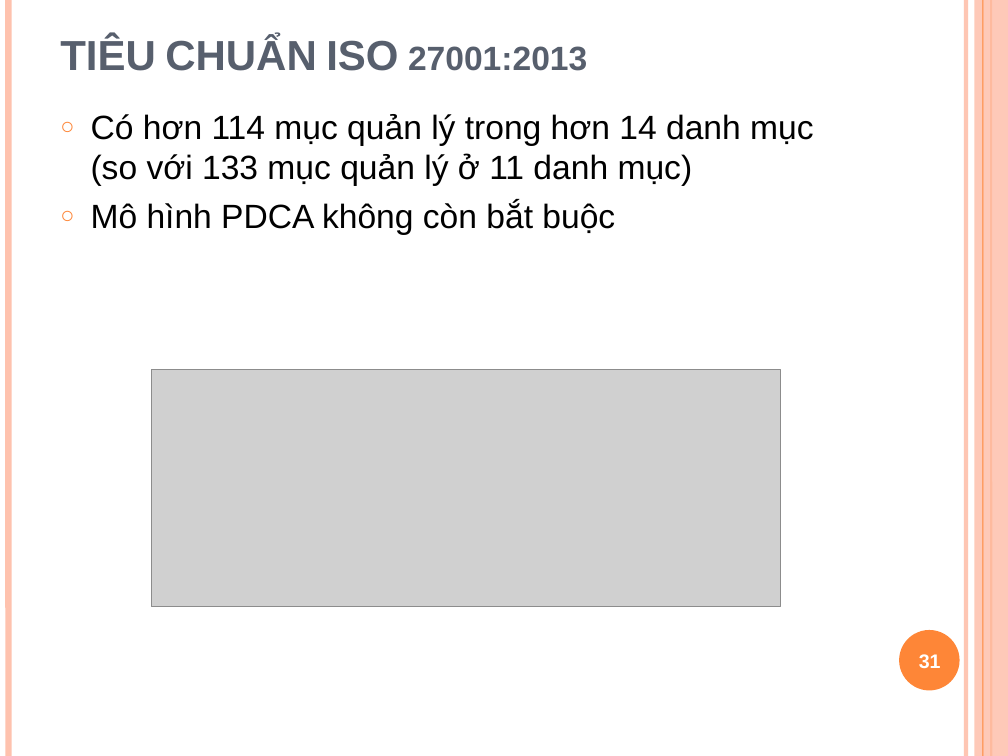
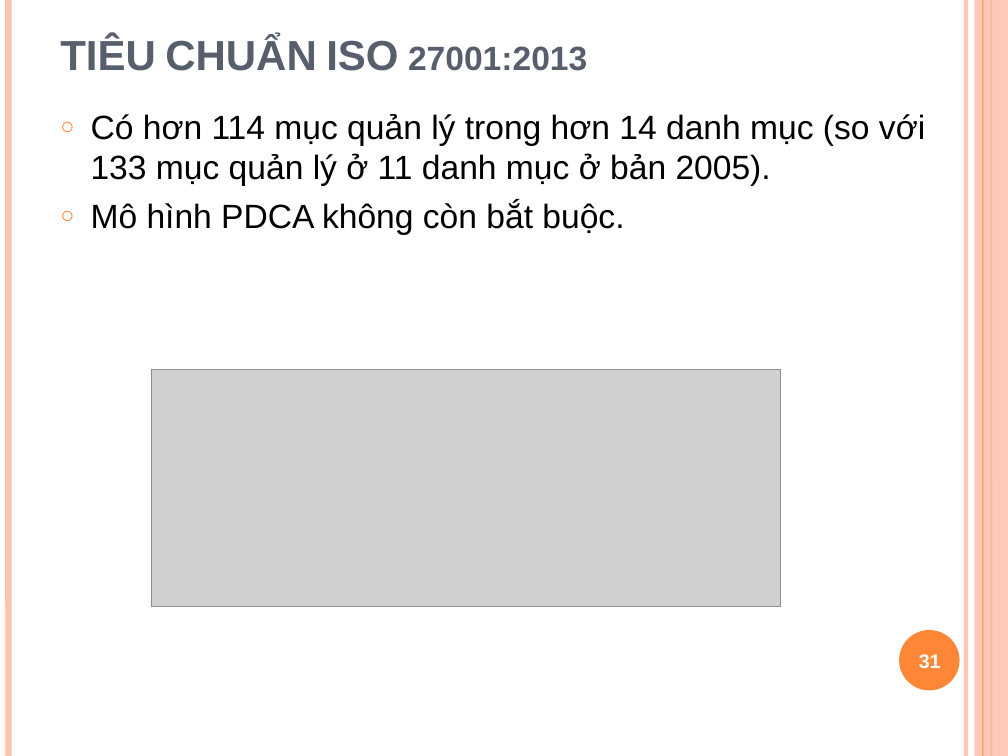
Before and after one commit to Alex7Huynh/iss-g5, a slide deck: slide 31 of ISMS/w6_Minh_Toan_ISMS.pptx. Drawn at 1008x756 pixels with LibreOffice and Linux fonts; fonts in the diff are those of the drawing; grey boxes stand for pictures. Boxes give left, top, right and bottom in pixels: in the first picture for what was removed or moved away, otherwise in the second. Text is boxed around its words. In the diff, an @@ line names an element or a change of style, - is before the commit and + after.

```diff
--- a/ISMS/w6_Minh_Toan_ISMS.pptx
+++ b/ISMS/w6_Minh_Toan_ISMS.pptx
@@ text at (91, 114, 925, 235): text changed @@
-○ Có hơn 114 mục quản lý trong hơn 14 danh mục (so với 133 mục quản lý ở 11 danh mục)
-○ Mô hình PDCA không còn bắt buộc
+○ Có hơn 114 mục quản lý trong hơn 14 danh mục (so với 133 mục quản lý ở 11 danh mục ở bản 2005).
+○ Mô hình PDCA không còn bắt buộc.
```
Also in this commit, not shown: 18 other slides changed.
